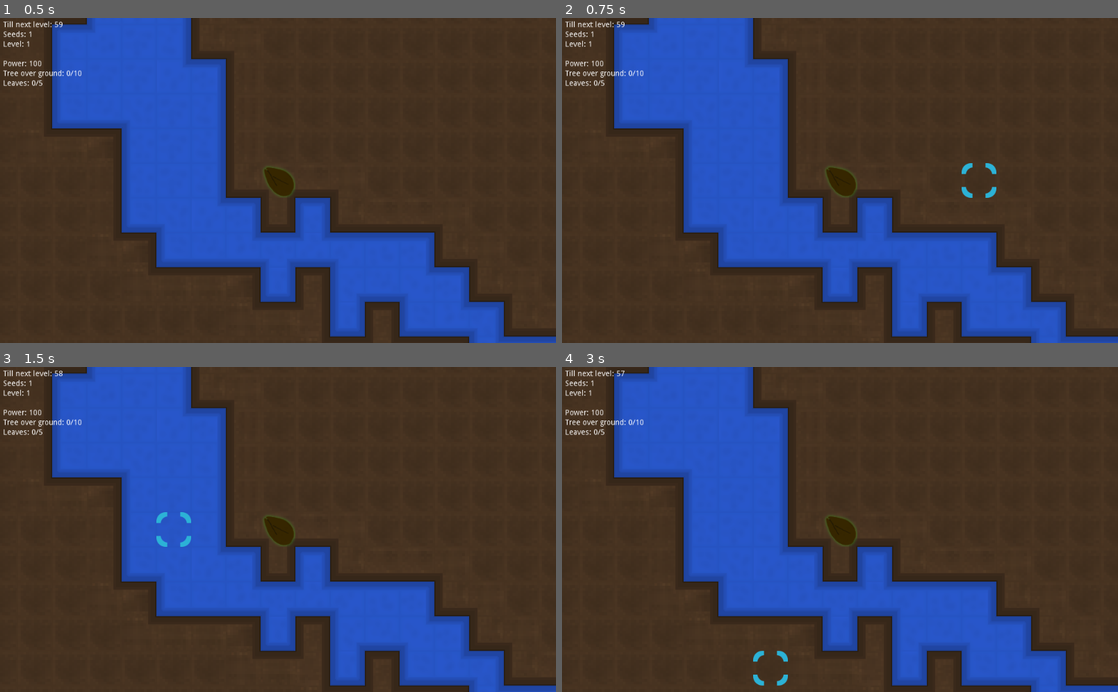
Above: before the commit, frames 1-4 (two rows, left to right).
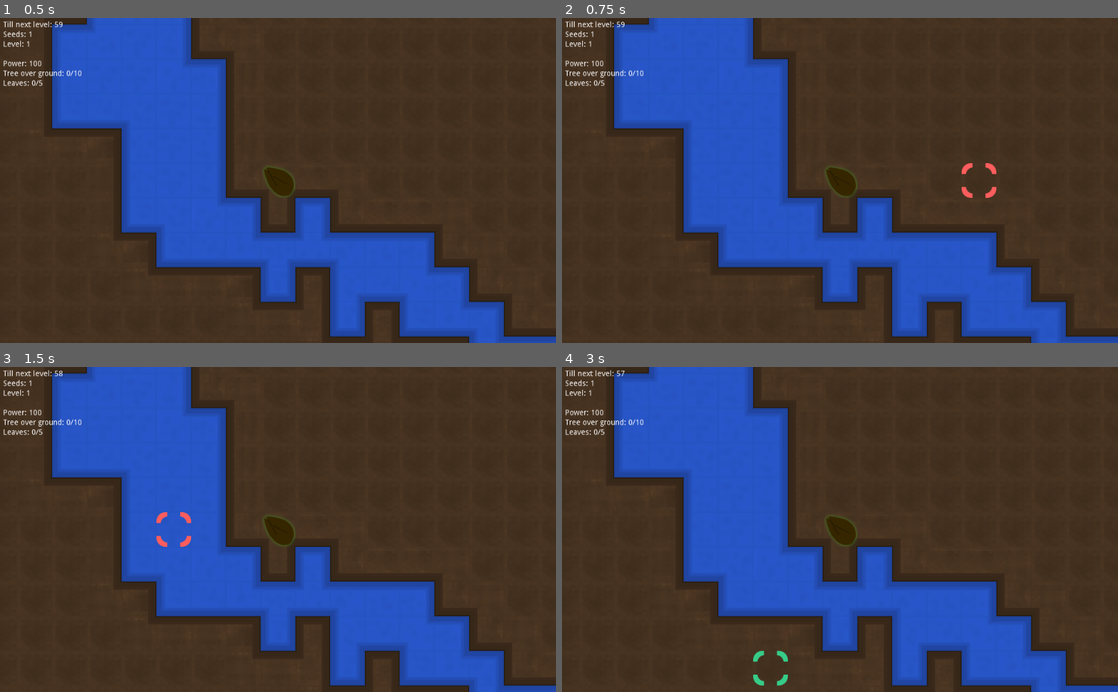
Above: after the commit, the same moments.

Repository: BigAwesome/SpringJam2D
Game: Godot game, scene res://scenes/game.tscn
The game is run twice, just before and just after one commit, with the same random seed, the same clock (stepped at 60 frames per second) and the same inputs.
Inputs (mouse positions are in pixels of both pictures, inside the frame that each line leads up to):
- Up to frame 1 (0.5 s): no input
- Up to frame 2 (0.75 s): tap Enter at 0.5 s; move the mouse to (962, 164) at 0.52 s; press the mouse at (962, 164) at 0.53 s
- Up to frame 3 (1.5 s): tap Space at 1.25 s; move the mouse to (166, 545) at 1.27 s; release the mouse at (166, 545) at 1.28 s; right-click (166, 545) at 1.35 s; click (166, 545) at 1.42 s
- Up to frame 4 (3 s): tap Enter at 2 s; move the mouse to (895, 458) at 2.02 s; tap Mouse wheel down (mouse_wheel_down) at 2.1 s; click (895, 458) at 2.17 s; tap Space at 2.75 s; move the mouse to (812, 594) at 2.77 s; tap Mouse wheel up (mouse_wheel_up) at 2.85 s; click (812, 594) at 2.92 s

Frame 1 is identical in both runs. In frame 2, 0.2% of the frame differs, in the area x 71-79%, y 44-56%; in frame 3, 0.2%; in frame 4, 0.2%.

Commit message:
added very basic single seed ui

Diff:
--- a/project.godot
+++ b/project.godot
@@ -18,6 +18,7 @@
 
 Score="*res://scripts/score.gd"
 HitScan="*res://scripts/hit_scan.gd"
+Player="*res://scripts/player.gd"
 
 [global]
 
--- /dev/null
+++ b/scripts/player.gd
@@ -0,0 +1,19 @@
+extends Node2D
+
+func _ready():
+	pass # Replace with function body.
+
+func get_build_conditions(position):
+	var trees = get_tree().get_nodes_in_group("Player")
+	var outcome = -1
+	for tree in trees:
+		if(position.y < tree.seed_tile.y):
+			if (position.x <= tree.seed_tile.x+1 or position.x >= tree.seed_tile.x-1):
+				outcome = 1
+			else:
+				outcome = 3
+		elif(position.y > tree.seed_tile.y):
+			outcome = 2
+		else:
+			outcome = 3
+	return outcome
--- a/scripts/ui.gd
+++ b/scripts/ui.gd
@@ -1,17 +1,27 @@
 extends Node2D
-var level_map
-var level_map_mask
 
-var last_hover
+var _player_trees
+var _level_map
+var _level_map_mask
+
+var _last_hover
 
 func _ready():
-	level_map = self.get_parent().get_node("LevelMap")
-	level_map_mask = self.get_parent().get_node("UI")
+	_level_map = self.get_parent().get_node("LevelMap")
+	_level_map_mask = self.get_parent().get_node("UI")
+	_player_trees = get_tree().get_nodes_in_group("Player")
+
 
 func _unhandled_input(event):
-	if(event is InputEventMouseMotion):
-		if(last_hover != level_map.world_to_map(get_global_mouse_position())):
-			if(last_hover != null):
-				level_map_mask.set_cellv(last_hover, -1)
-			last_hover = level_map.world_to_map(get_global_mouse_position())
-			level_map_mask.set_cellv(last_hover, 1)
+	if!(event is InputEventMouseMotion): return
+	var position = _level_map.world_to_map(get_global_mouse_position())
+	if(_last_hover == position): return
+	if(_last_hover != null): _level_map_mask.set_cellv(_last_hover, -1)
+	var collision = HitScan.get_hit(position)
+	var map_tile = _level_map.get_cellv(position)
+	# print(map_tile, "---", collision, "---", position)
+	_last_hover = position
+	_level_map_mask.set_cellv(
+		_last_hover,
+		Player.get_build_conditions(position)
+	)
